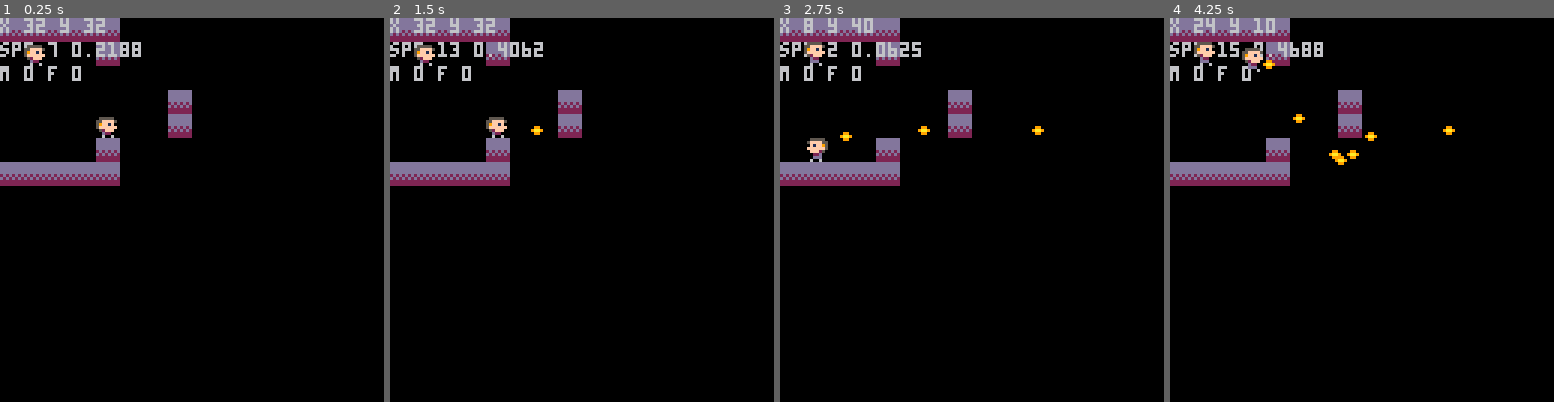
Above: before the commit, frames 1-4 (left to right).
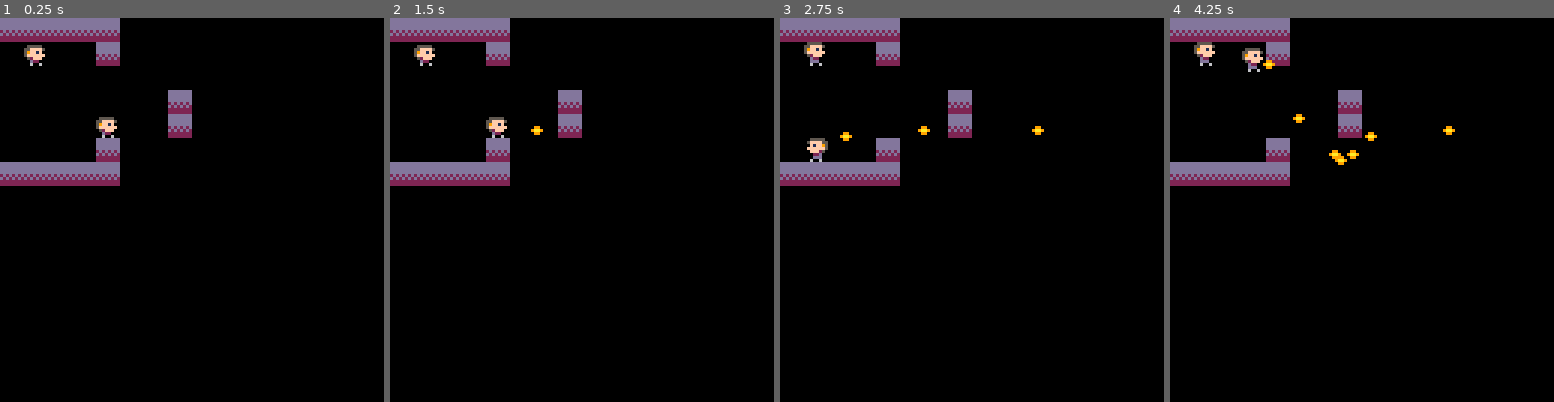
Above: after the commit, the same moments.

Repository: wesen/carts
Game: PICO-8 cartridge bullets.p8
Two runs of this game, one before a commit and one after it. Both use one fixed random seed, a clock stepped at 60 frames per second and the inputs below.
Inputs:
- Up to frame 1 (0.25 s): no input
- Up to frame 2 (1.5 s): tap X (X key) at 1.07 s
- Up to frame 3 (2.75 s): hold Left 1.97-2.37 s; tap X (X key) at 2.07, 2.4, 2.73 s; hold Down from 2.42 s (still down)
- Up to frame 4 (4.25 s): release Down at 2.82 s; hold Right 2.87-3.53 s; tap X (X key) every 0.33 s from 3.07 to 4.07 s; hold Up 3.58-4.08 s; hold Right from 4.13 s (still down)

The runs differ from the first frame. In frame 1, 1.2% of the frame differs, in the area x 0-37%, y 0-17%; in frame 2, 1.2%, in the area x 0-40%, y 0-17%; in frame 3, 1.1%; in frame 4, 1.2%.

Commit message:
Replace .pos with plain access

Diff:
--- a/bullets.p8
+++ b/bullets.p8
@@ -1,52 +1,59 @@
 pico-8 cartridge // http://www.pico-8.com
 version 16
 __lua__
+typ_plyr=0
+typ_blt=1
+
+st_idle=0
+st_walking=1
+
 function player_ctr(x,y,idx)
  return {
- pos={x=x,y=y},
+ typ=typ_plyr,
+ x=x,y=y,
  idx=idx,
  w=7,h=7,
  spr=0,
  flp_x=false,
  spd=2,
  -- 0: idle, 1: walking
- state=0,
+ state=st_idle,
 
  draw=function(this)
  this.spr=(this.spr+1)%16
- spr(this.state*2+1+this.spr/8,this.pos.x,this.pos.y,1,1,this.flp_x,false)
+ spr(this.state*2+1+this.spr/8,this.x,this.y,1,1,this.flp_x,false)
  end,
 
  update=function(this)
- this.state=1
+ this.state=st_walking
  local px,py
- px=this.pos.x
- py=this.pos.y
+ px=this.x
+ py=this.y
 
  if btn(0,idx) then
-  this.pos.x-=this.spd
+  this.x-=this.spd
   this.flp_x=true
  elseif btn(1,idx) then
-  this.pos.x+=this.spd
+  this.x+=this.spd
   this.flp_x=false
  elseif btn(2,idx) then
-  this.pos.y-=this.spd
+  this.y-=this.spd
  elseif btn(3,idx) then
-  this.pos.y+=this.spd
+  this.y+=this.spd
  else
-  this.state=0
+  this.state=st_idle
  end
 
  if btnp(5,idx) then
   -- create a new bullet and add it to the objects of the game
-  add(objs,blt_ctr(this.pos.x,this.pos.y))
+  add(objs,blt_ctr(this.x,this.y))
   sfx(0)
  end
 
- f=get_hitbox_flags(this.pos.x,this.pos.y,7,7)
+ f=get_hitbox_flags(this.x,this.y,7,7)
  if band(f,1)==1 then
-  this.pos.x=px
-  this.pos.y=py
+  this.x=px
+  this.y=py
  end
 
  end
@@ -55,11 +62,11 @@
 
 function collide(o1,o2)
  local hit=true
- hit=band(hit,o1.pos.x>=o2.pos.x and o1.pos.x<=o2.pos.x+o2.w)
- hit=band(hit,o1.pos.y>=o2.pos.y and oy.pos.y<=o2.pos.y+o2.h)
+ hit=band(hit,o1.x>=o2.x and o1.x<=o2.x+o2.w)
+ hit=band(hit,o1.y>=o2.y and oy.y<=o2.y+o2.h)
  local hit2=true
- hit2=band(hit2,o2.pos.x>=o1.pos.x and o2.pos.x<=o1.pos.x+o1.w)
- hit2=band(hit2,o2.pos.y>=o1.pos.y and o2.pos.y<=o1.pos.y+o1.h)
+ hit2=band(hit2,o2.x>=o1.x and o2.x<=o1.x+o1.w)
+ hit2=band(hit2,o2.y>=o1.y and o2.y<=o1.y+o1.h)
  return bor(hit,hit2)
 end
 
@@ -77,14 +84,15 @@
 
 blt_ctr=function(x,y)
  local obj={
-  pos={x=x,y=y},
+  typ=typ_blt,
+  x=x,y=y,
   w=3,h=2,
   spr=16,
   update=function(this)
- this.pos.x+=1
+ this.x+=1
 end,
   draw=function(this)
-  spr(this.spr,this.pos.x,this.pos.y)
+  spr(this.spr,this.x,this.y)
 end
 }
  return obj
@@ -115,12 +123,6 @@
 end
 
 function dbg_draw()
- print("x "..tostr(p1.pos.x).." y "..tostr(p1.pos.y),0,0)
- print("spr "..tostr(p1.spr).." "..tostr(p1.spr/32),0,8)
- local m,f
- m=mget(ceil(p1.pos.x/8),flr(p1.pos.y/8))
- f=fget(m)
- print("m "..tostr(m).." f "..tostr(f),0,16)
 end
 __gfx__
 00000000055555000000000005555500055555500000000000000000000000000000000000000000000000000000000000000000000000000000000000000000
